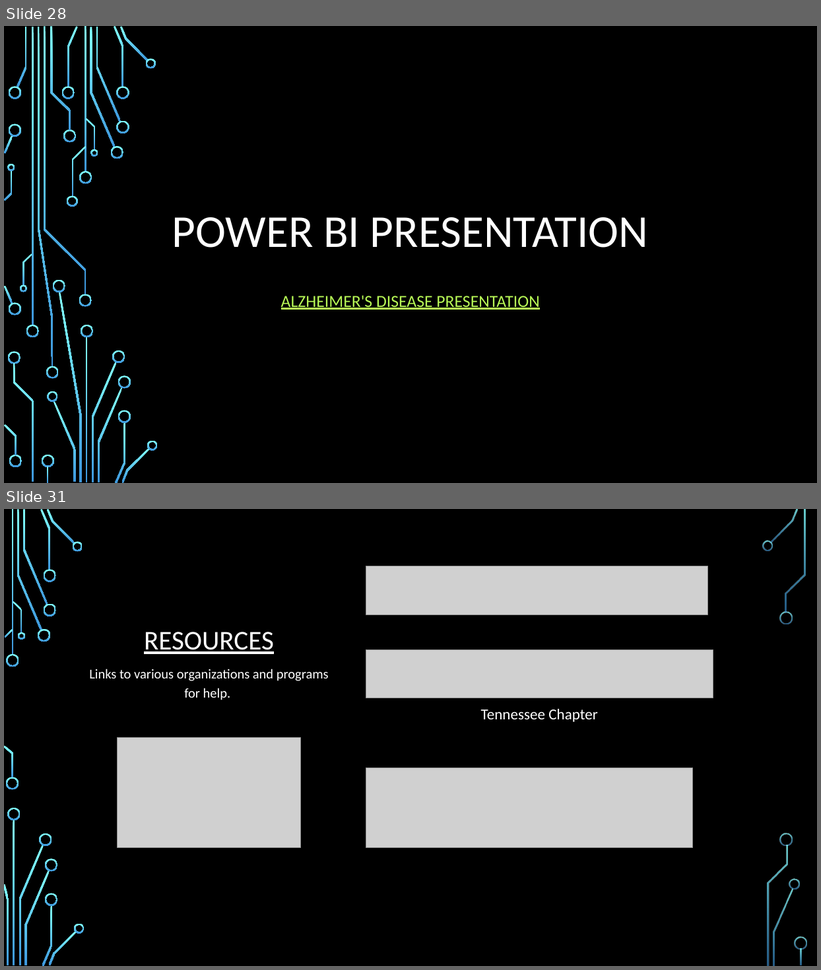
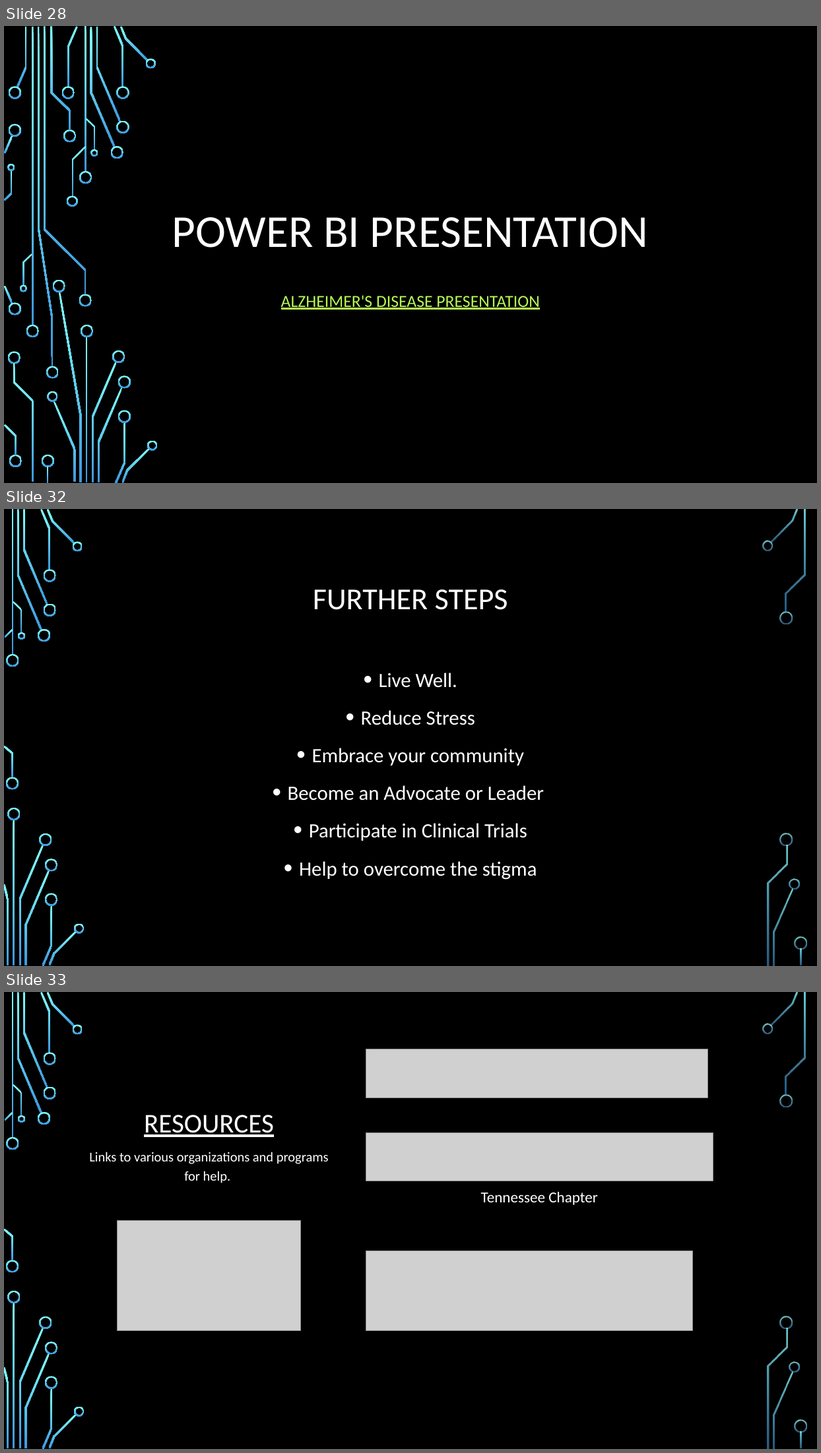
Before and after one commit to MrBardot/Trends-in-Alzheimers-Disease-Fatalities-in-the-United-States-and-Tennessee-from-1999-2018.-, a slide deck: Presentation/Alzheimer’s Disease Trends in the United States.pptx. Shown one above the other, each under a label of ours: slides 28 and 31 before the commit, slides 28, 32 and 33 after it; the slides between them are not shown. The pictures are 821x970 and 821x1453 pixels, drawn with LibreOffice and Linux fonts; fonts in the diff are those of the drawing; grey boxes stand for pictures; background and template pictures are left out. Boxes give left, top, right and bottom in pixels: in the first picture for what was removed or moved away, otherwise in the second. Text is boxed around its words. In the diff, an @@ line names an element or a change of style, - is before the commit and + after.

```diff
--- a/Presentation/Alzheimer’s Disease Trends in the United States.pptx
+++ b/Presentation/Alzheimer’s Disease Trends in the United States.pptx
@@ slide 32 added at (4,509,817,966), background picture (left out); not listed: 36 template elements that a slide beside it also shows @@
@@ title added at (313,590,508,610), 36 pt, text #FFFFFF @@
+FURTHER STEPS
@@ text added at (288,673,544,880), 24 pt, text #FFFFFF @@
+• Live Well.
+• Reduce Stress
+• Embrace your community
+• Become an Advocate or Leader
+• Participate in Clinical Trials
+• Help to overcome the stigma
@@ what was slide 31 is now slide 33 @@
```
Also in this commit, not shown: 1 slide changed, 3 other slides added, 1 slide removed.
